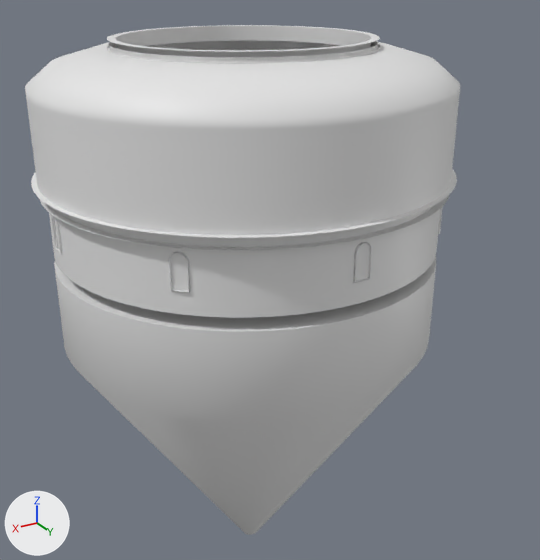
Renders of the FBX model Assets/Amy/Scenes/Nexus/WarpCenter.fbx from each side of a commit.
Before and after are seen from a 50 mm lens placed at (29.5, 53.1, 21.9), pointed at (-0.9, 2.4, -3.5). The axes (+X, +Y, +Z) are drawn at lower left. The lights are the same throughout. The first picture is the older version. Where no turn or scale is listed for an object, it has been applied to the vertices. Vertices at exactly the same position are counted once.
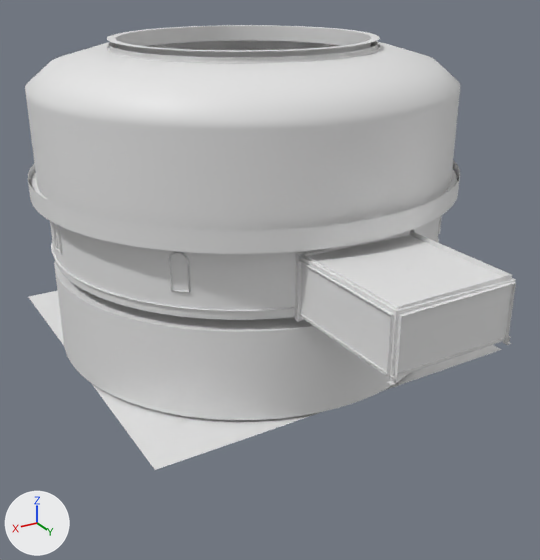
Where the newer file only moved an object's origin or applied its transform, the numbers keep the older frame.

Edits to the bpy script that builds the scene:
```text
Change me_circle_001:
    remove me_circle_001.from_pydata(...)  # 256 vertices, 192 faces; spans x -17.0..17.0, y -17.0..17.0, z 5.0..6.0
    add me_circle_001.from_pydata(...)  # 320 vertices, 256 faces; spans x -17.2..17.2, y -17.2..17.2, z 5.0..6.5
    me_circle_001 part 1
    6 vertices in x -1.5..1.5, y 15.4..15.5, z 5.0..6.0 move by (0.0, -0.4, 0.0)
    6 vertices in x -5.9..-3.0, y 14.3..15.2, z 5.0..6.0 move by (0.1, -0.4, 0.0)
    6 vertices in x -15.2..-14.3, y 3.0..5.9, z 5.0..6.0 move by (0.4, -0.1, 0.0)
    6 vertices in x -15.5..-15.4, y -1.5..1.5, z 5.0..6.0 move by (0.4, 0.0, 0.0)
    6 vertices in x -15.2..-14.3, y -5.9..-3.0, z 5.0..6.0 move by (0.4, 0.1, 0.0)
    6 vertices in x -5.9..-3.0, y -15.2..-14.3, z 5.0..6.0 move by (0.1, 0.4, 0.0)
    156 vertices move from x -16.6..16.6, y -16.6..16.6, z 5.0..6.0 to x -17.2..17.2, y -17.2..17.2, z 5.0..6.0
    64 new vertices lie (0.0, 0.0, 1.5) away from vertices in x -16.6..16.6, y -16.6..16.6, z 5.0
    64 new faces join them
    add me_circle_001.materials.append(mat_tower_divider)  # white #e7e7e7
Change me_circle_004:
    remove me_circle_004.from_pydata(...)  # 2848 vertices, 1986 faces; spans x -16.6..16.6, y -16.6..16.6, z -32.0..16.0
    add me_circle_004.from_pydata(...)  # 2979 vertices, 2151 faces; spans x -16.6..16.6, y -16.6..25.0, z -9.3..16.0
    me_circle_004 part 2: a new loose piece of 177 vertices spanning x -16.1..16.1, y -16.1..15.5, z -0.2..0.6, in mat_tower_walls_trim (white #e7e7e7)
    me_circle_004 part 3: the loose piece of 76 vertices spanning x -0.7..0.7, y 15.9..16.1, z 1.7..4.5 is deleted
    me_circle_004 part 4: the loose piece of 38 vertices spanning x -0.6..0.6, y 15.9..16.0, z 1.7..4.5 is deleted
    me_circle_004 part 5: 63 vertices removed from x -16.0..16.0, y -16.0..16.0, z 1.6..6.0; 215 vertices added at x -15.6..15.6, y -15.6..25.0, z -9.3..4.2
    me_circle_004 part 6: 64 vertices removed from x -0.8..0.8, y -0.8..0.8, z -32.0
    other edits to the shape of me_circle_004 do not show in these pictures
    add me_circle_004.materials.append(mat_hallway_carpet)  # white #e7e7e7
    add me_circle_004.materials.append(mat_tower_walls)  # white #e7e7e7
    add me_circle_004.materials.append(mat_tower_ceiling)  # white #e7e7e7
    add me_circle_004.materials.append(mat_tower_windowframe)  # white #e7e7e7
    add me_circle_004.materials.append(mat_tower_walls_trim)  # white #e7e7e7
    add me_circle_004.materials.append(mat_hallway_ceiling)  # white #e7e7e7
Add ob_cube:
    ob_cube = bpy.data.objects.new('Cube', me_cube_001)  # 68 vertices, 44 faces; spans x -4.84..4.84, y -9.81..0.24, z -1.26..3.45; in mat_hallway_supports (white #e7e7e7)
    ob_cube.location = (0.0, 25.0, 0.92)
Add ob_circle_003:
    ob_circle_003 = bpy.data.objects.new('Circle.003', me_circle_008)  # 169 vertices, 144 faces; spans x -15.6..15.6, y -15.6..15.6, z -8.2..-8.1; in mat_tower_grass (white #e7e7e7)
    ob_circle_003.location = (0.0, 0.0, 0.0)
```

Pixel boxes (x1, y1, x2, y2) of what changed, in the pictures (540 x 560 px):
'Circle.004', reshaped (13% wider, 23% shorter): before (25, 40, 460, 535); after (25, 40, 515, 420)
'Circle.001', reshaped (mostly hidden before): before (31, 169, 457, 250); after (28, 160, 460, 254)
'Circle.003', added (mostly hidden): after (29, 290, 501, 470)
'Cube', added: after (295, 229, 516, 385)
part 2 of me_circle_004, added (mostly hidden): after (51, 238, 439, 320)
part 3 of me_circle_004, deleted: before (353, 242, 372, 283)
part 4 of me_circle_004, deleted: before (355, 243, 370, 281)
part 5 of me_circle_004, built on: before (55, 215, 411, 314); after (189, 217, 515, 378)
part 6 of me_circle_004, deleted: before (85, 375, 407, 535)
